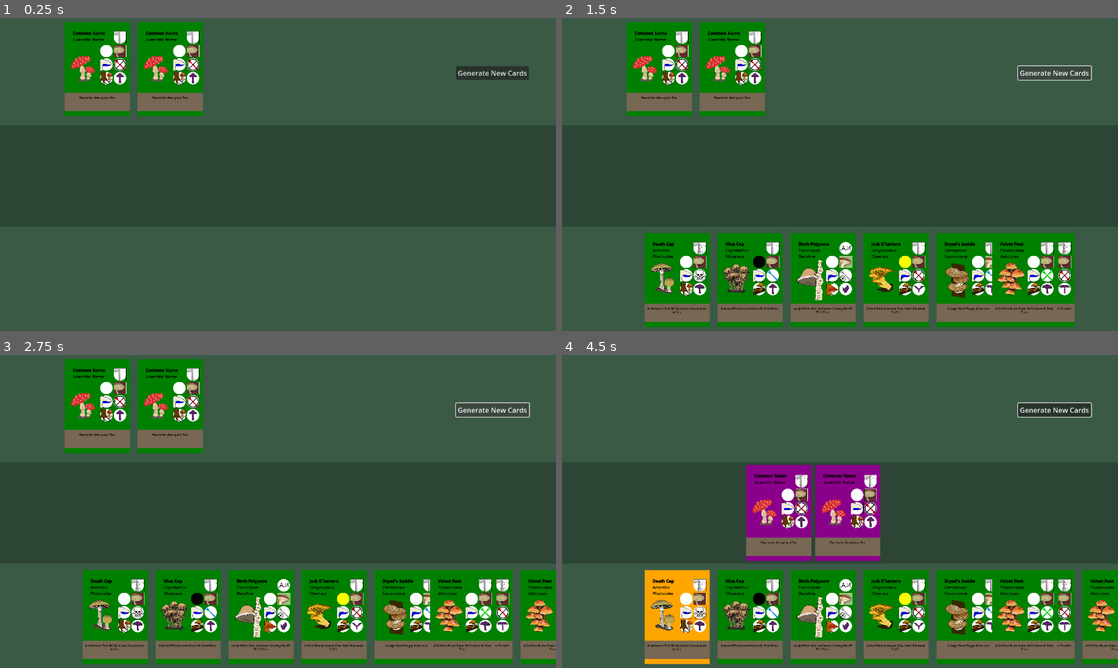
Above: before the commit, frames 1-4 (two rows, left to right).
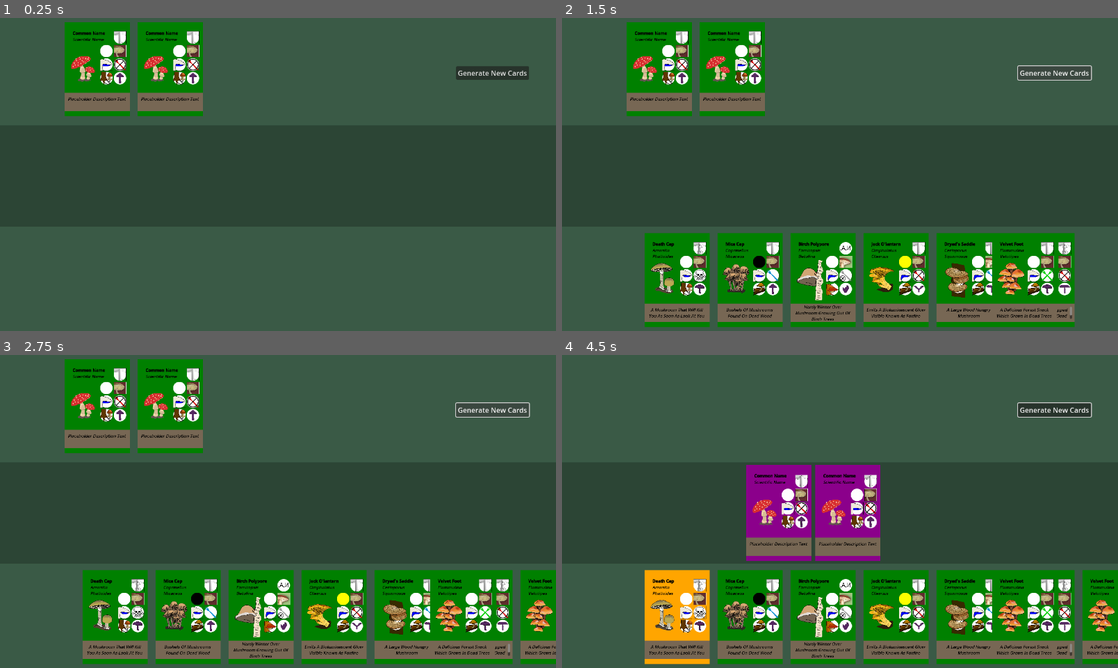
Above: after the commit, the same moments.

Repository: cyschneck/enoki-dokie
Game: Godot game, scene res://scenes/main.tscn
Same seed, same stepped clock (60 frames per second), same inputs: the game is played once before the commit and once after it.
Inputs (mouse positions are in pixels of both pictures, inside the frame that each line leads up to):
- Up to frame 1 (0.25 s): no input
- Up to frame 2 (1.5 s): click "Generate New Cards" at 0.5 s; click "Generate New Cards" at 1.25 s
- Up to frame 3 (2.75 s): click "Generate New Cards" at 2 s
- Up to frame 4 (4.5 s): tap Enter at 2.75, 4.25 s; drag from (662, 405) to (678, 621) at 2.77 s; tap Space at 3.5 s; drag from (662, 405) to (678, 621) at 3.52 s; move the mouse to (678, 617) at 4.27 s; press the mouse at (678, 617) at 4.28 s

The runs differ from the first frame. In frame 1, 0.1% of the frame differs, in the area x 12-36%, y 25-27%; in frame 2, 0.9%; in frame 3, 1.0%, in the area x 12-100%, y 25-97%; in frame 4, 1.0%.

Commit message:
fix mispelling

Diff:
--- a/enoki-dokie/scenes/card.tscn
+++ b/enoki-dokie/scenes/card.tscn
@@ -214,9 +214,8 @@
 grow_horizontal = 2
 grow_vertical = 2
 theme_override_colors/default_color = Color(0, 0, 0, 1)
-theme_override_font_sizes/italics_font_size = 10
 bbcode_enabled = true
-text = "[center] [i] Placeholder Descirption Text
+text = "[center] [i] Placeholder Description Text
  [/i] [/center]"
 fit_content = true
 
